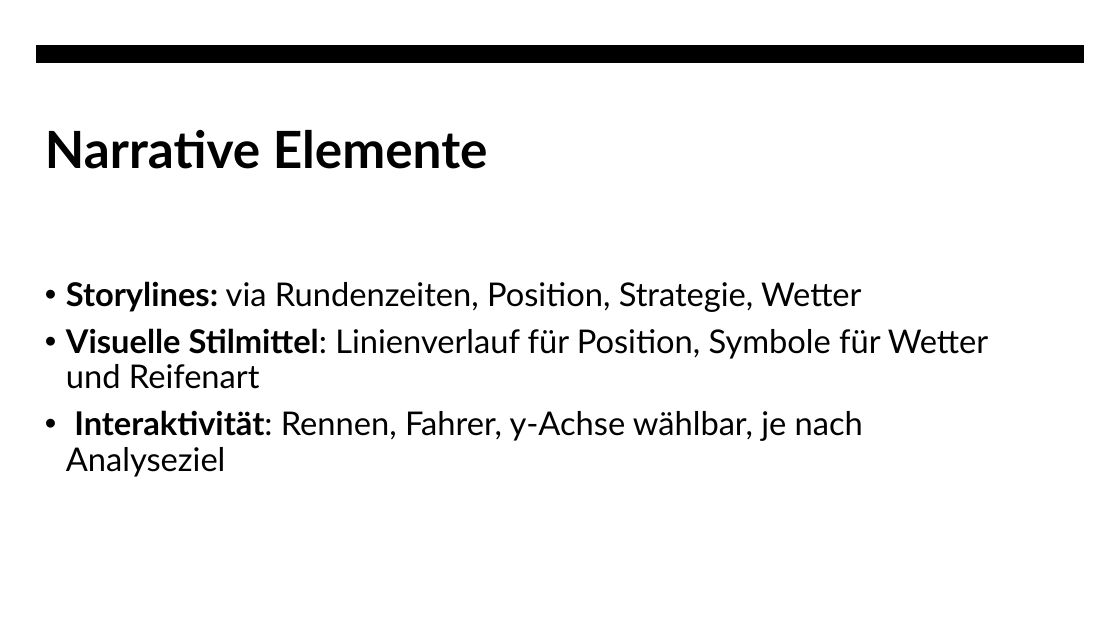
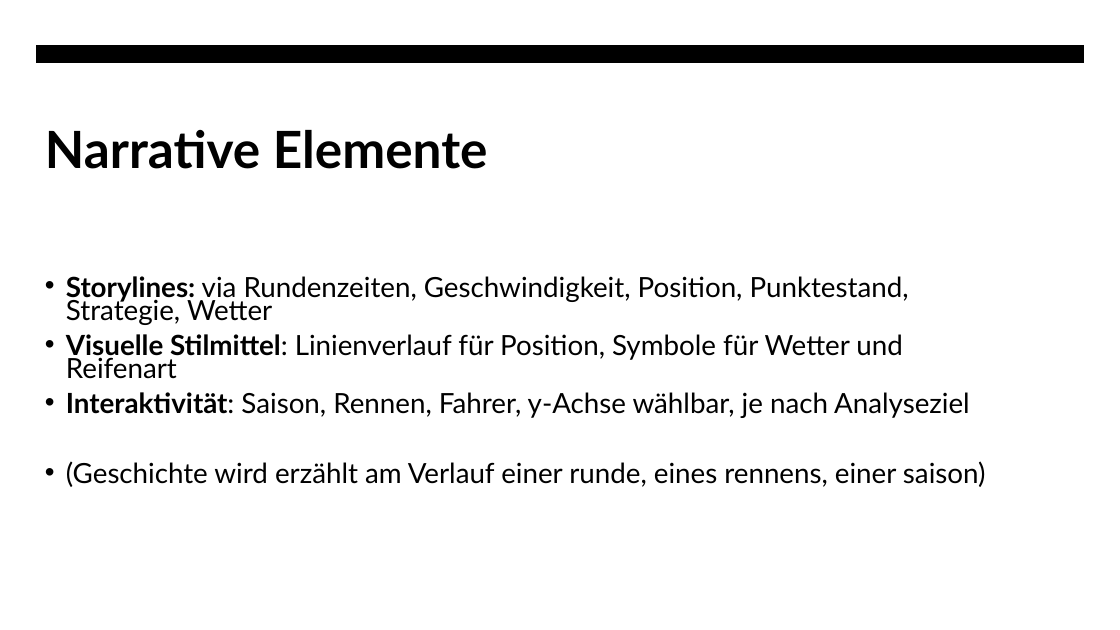
Before and after one commit to Chris-0303/Racing_Insights, a slide deck: slide 9 of Präsentation_Racing_Insights.pptx (slide 8 before the commit). Drawn at 1120x630 pixels with LibreOffice and Linux fonts; fonts in the diff are those of the drawing. Boxes give left, top, right and bottom in pixels: in the first picture for what was removed or moved away, otherwise in the second. Text is boxed around its words. In the diff, an @@ line names an element or a change of style, - is before the commit and + after.

```diff
--- a/Präsentation_Racing_Insights.pptx
+++ b/Präsentation_Racing_Insights.pptx
@@ text at [66,276,909,325]: text changed; size 28 to 23.8 pt @@
-• Storylines: via Rundenzeiten, Position, Strategie, Wetter
+• Storylines: via Rundenzeiten, Geschwindigkeit, Position, Punktestand, Strategie, Wetter
@@ text at [66,334,902,379]: size 28 to 23.8 pt in "Visuelle Stilmittel: Linienverlauf für Position, Symbole für ..."; line spacing 0.9 to 0.7 @@
@@ text at [66,392,986,487]: text changed; size 28 to 23.8 pt @@
-• Interaktivität: Rennen, Fahrer, y-Achse wählbar, je nach Analyseziel
+• Interaktivität: Saison, Rennen, Fahrer, y-Achse wählbar, je nach Analyseziel
+• (Geschichte wird erzählt am Verlauf einer runde, eines rennens, einer saison)
```
Also in this commit, not shown: 2 other slides changed.
